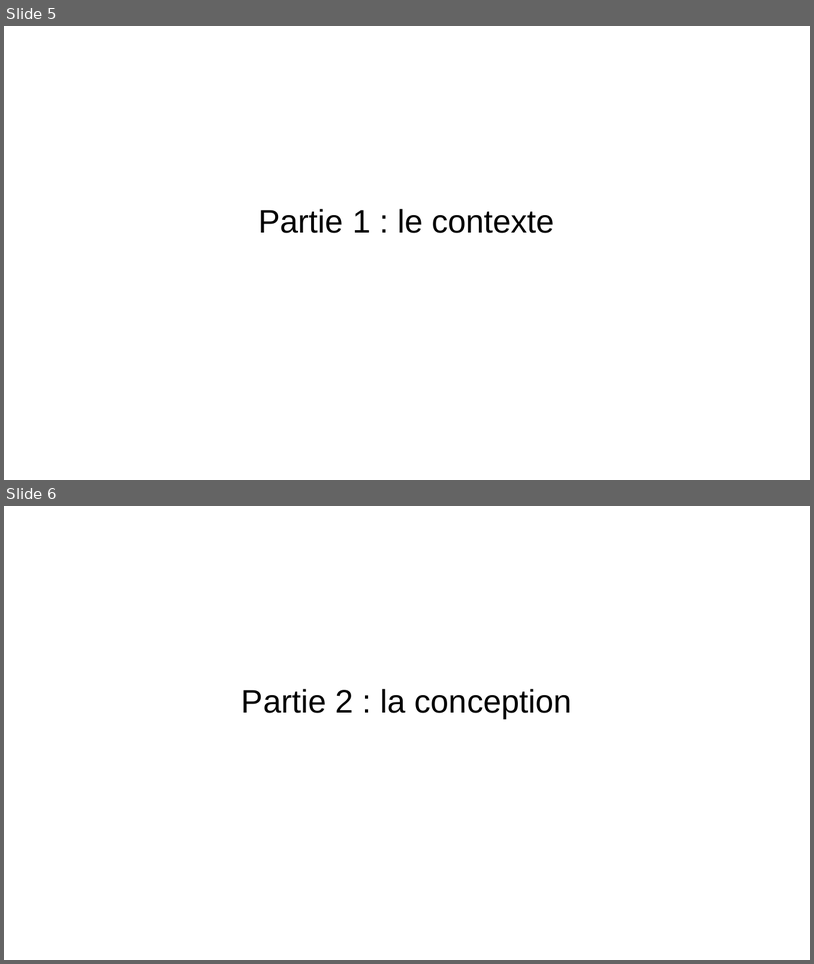
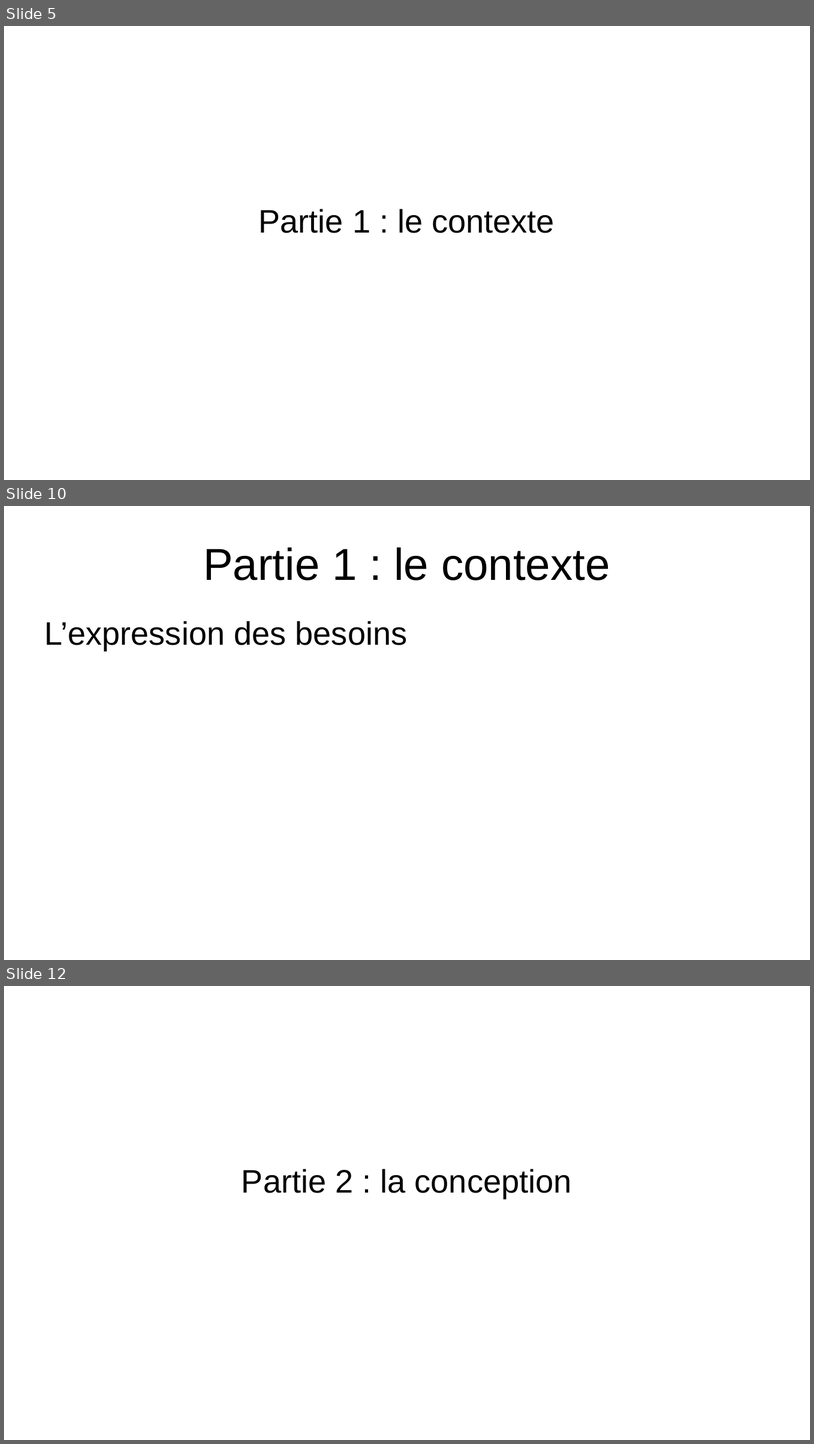
Before and after one commit to EmmaBroudic/Projet-Nooky, a slide deck: doc/Nooky.odp. Shown one above the other, each under a label of ours: slides 5 and 6 before the commit, slides 5, 10 and 12 after it; the slides between them are not shown. The pictures are 814x964 and 814x1444 pixels, drawn with LibreOffice and Linux fonts; fonts in the diff are those of the drawing. Boxes give left, top, right and bottom in pixels: in the first picture for what was removed or moved away, otherwise in the second. Text is boxed around its words. In the diff, an @@ line names an element or a change of style, - is before the commit and + after.

```diff
--- a/doc/Nooky.odp
+++ b/doc/Nooky.odp
@@ slide 10 added at (4, 506, 810, 960), background #FFFFFF @@
@@ title added at (203, 547, 610, 580), 44 pt, text #000000 @@
+Partie 1 : le contexte
@@ text added at (44, 621, 408, 650), 32 pt, text #000000 @@
+L’expression des besoins
@@ what was slide 6 is now slide 12 @@
```
Also in this commit, not shown: 10 other slides added, 3 other files.
